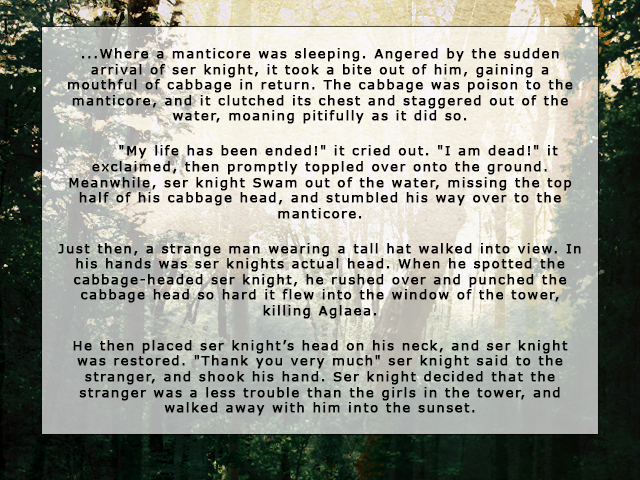
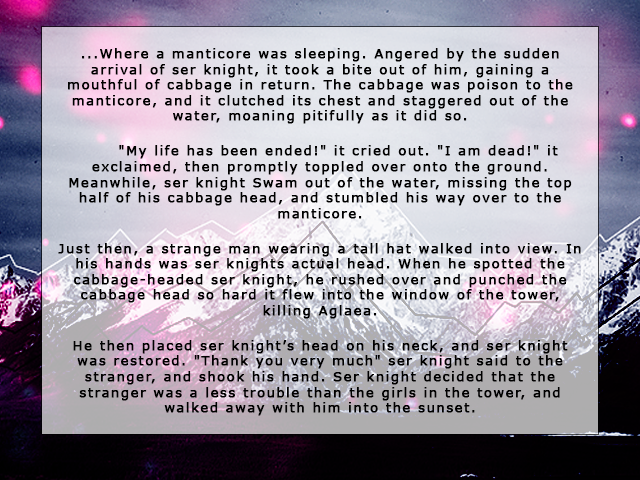
Before/after of a 640×480 layered artwork. What changed in the layer stack:
removed layer "Layer 3" (was pin light, 94%) from group "Group 1" over 0, 0, 640, 480
"Layer 2": blend normal → overlay, painted on it over 0, 0, 640, 480
painted on "Layer 1" over 0, 0, 640, 480
